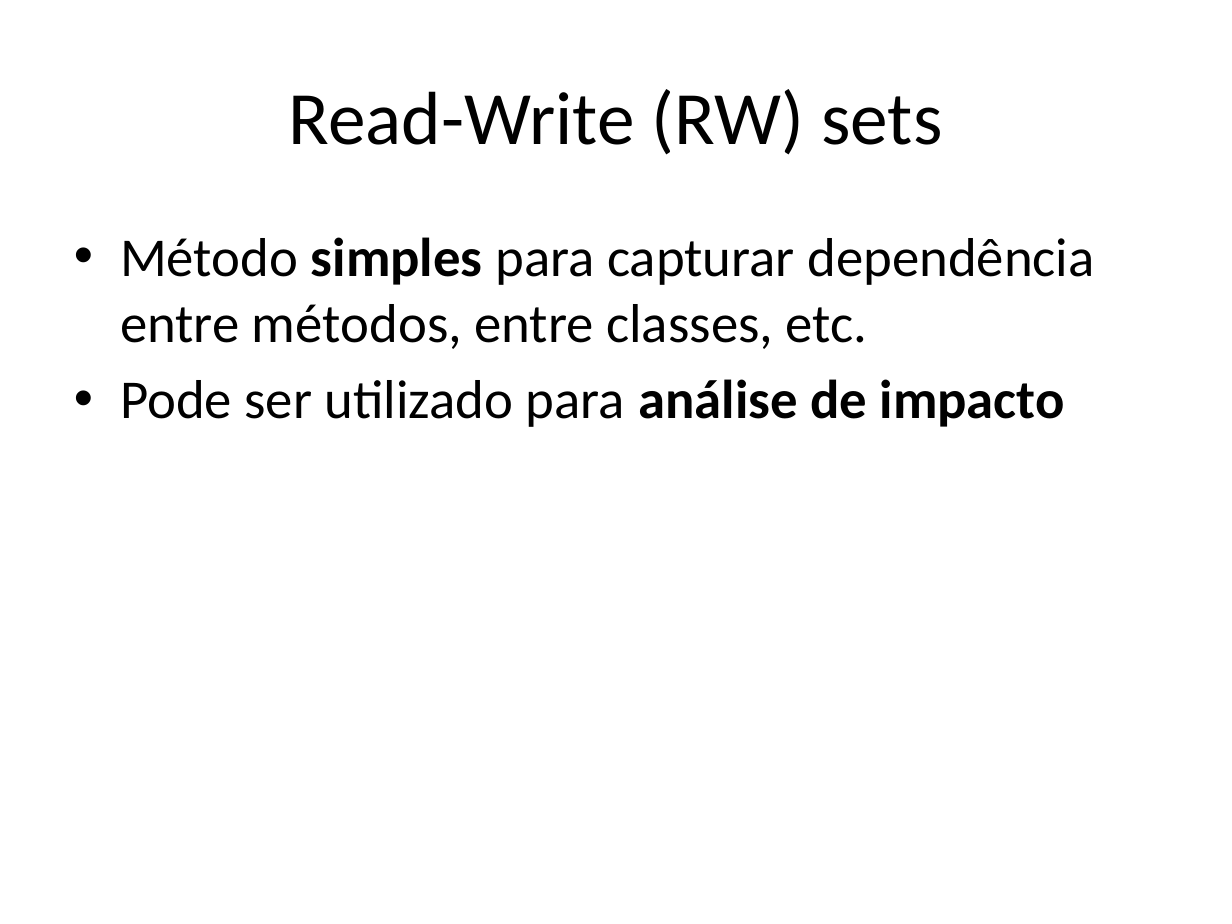
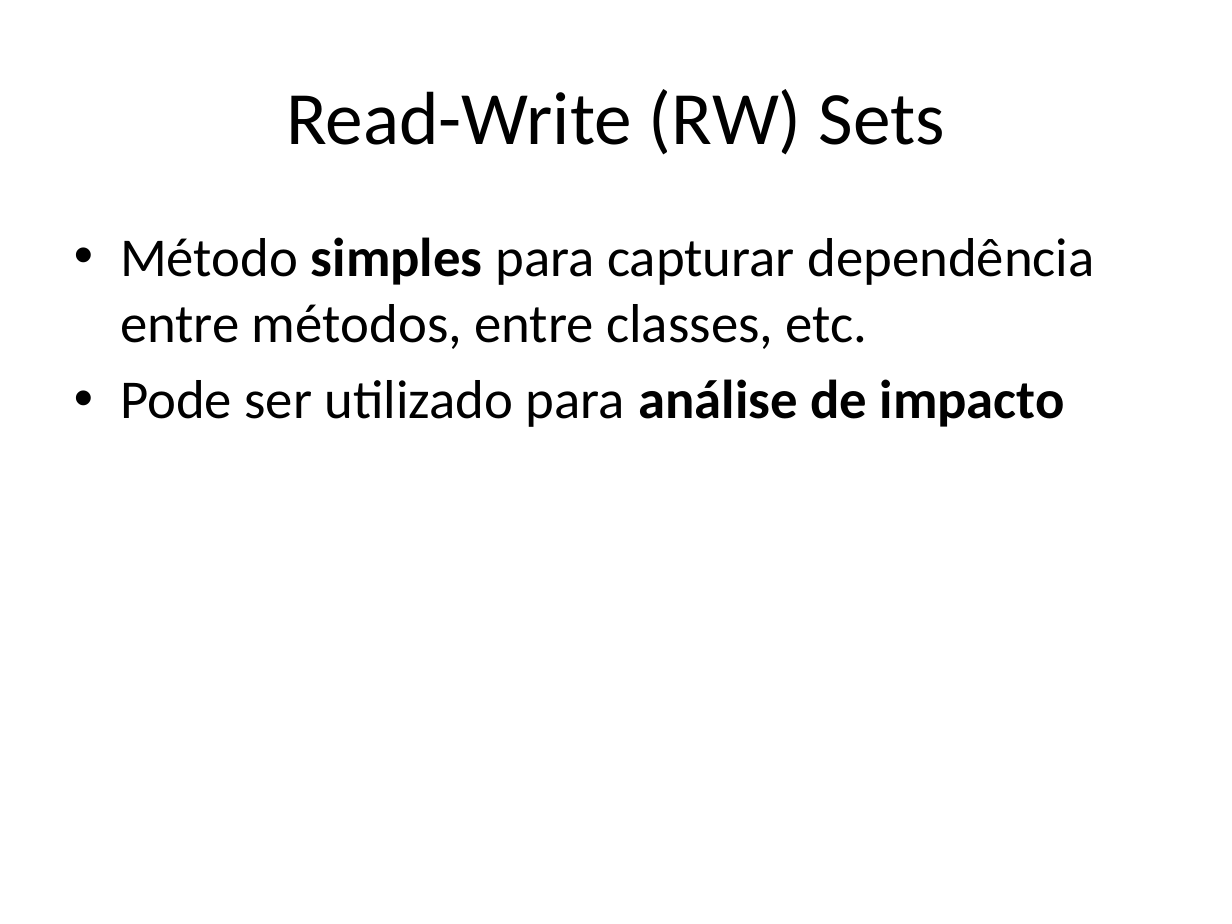
Before and after one commit to damorim/compilers-cin, a slide deck: slide 5 of slides-aulas/aplicacoes.pptx. Drawn at 1232x924 pixels with LibreOffice and Linux fonts; fonts in the diff are those of the drawing. Boxes give left, top, right and bottom in pixels: in the first picture for what was removed or moved away, otherwise in the second. Text is boxed around its words. In the diff, an @@ line names an element or a change of style, - is before the commit and + after.

```diff
--- a/slides-aulas/aplicacoes.pptx
+++ b/slides-aulas/aplicacoes.pptx
@@ title at [286,89,945,155]: text changed @@
-Read-Write (RW) sets
+Read-Write (RW) Sets
```
Also in this commit, not shown: 3 other slides changed, 1 slide added, 1 slide removed, 4 other files.
